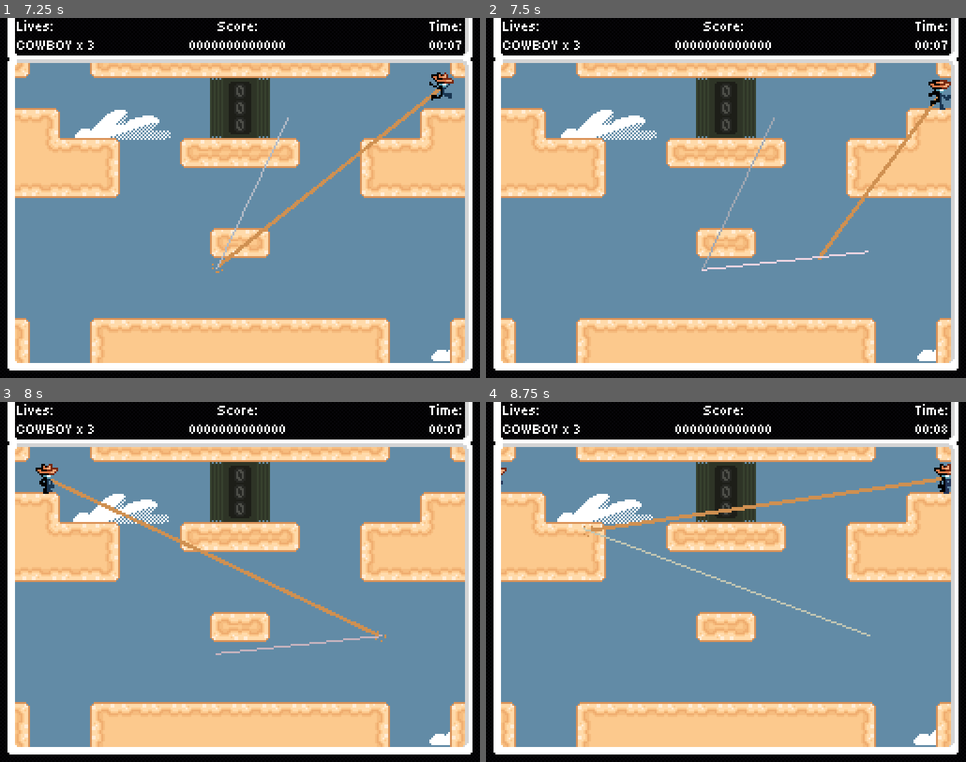
Above: before the commit, frames 1-4 (two rows, left to right).
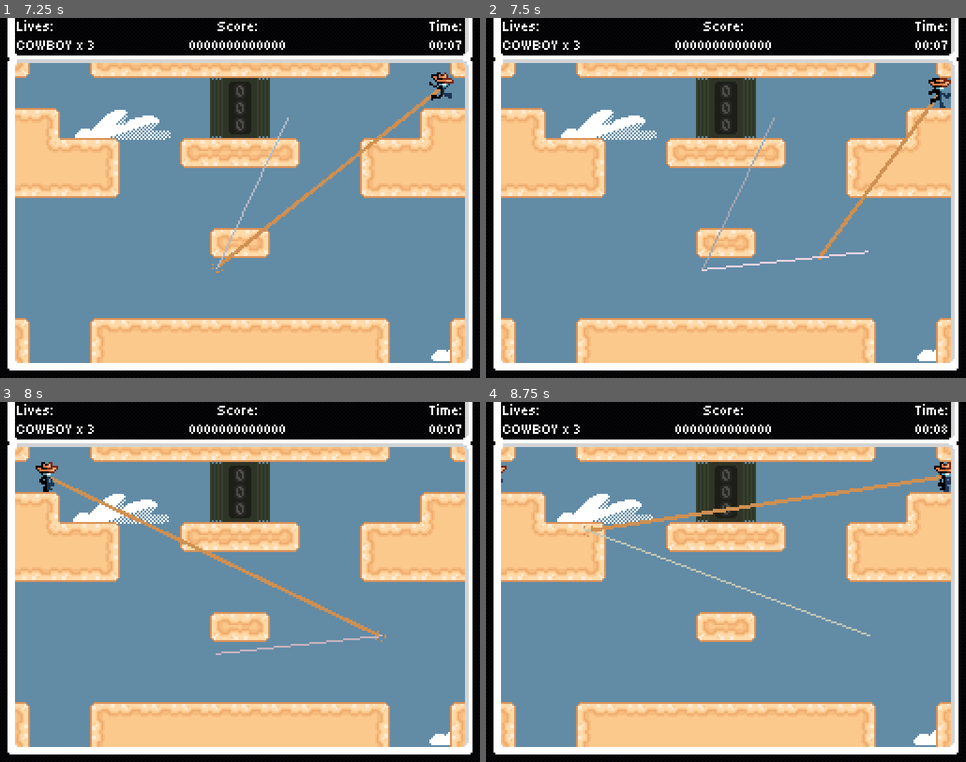
Above: after the commit, the same moments.

Repository: Jcodefox/GMTK-2025
Game: Godot game, scene res://scenes/topscenes/gameplay_topscene.tscn
The game is run twice, just before and just after one commit, with the same random seed, the same clock (stepped at 60 frames per second) and the same inputs.
Inputs (mouse positions are in pixels of both pictures, inside the frame that each line leads up to):
- Up to frame 1 (7.25 s): move the mouse to (216, 270) at 0.52 s; hold D (move_right) 0.53-2.03 s; tap Space (move_jump) at 0.77, 1.52, 3.02, 3.77, 4.52, 6.02, 6.77 s; move the mouse to (384, 252) at 1.27 s; move the mouse to (96, 144) at 2.02 s; hold A (move_left) 2.03-4.28 s; move the mouse to (264, 198) at 2.77 s; move the mouse to (168, 108) at 3.52 s; move the mouse to (345, 180) at 4.27 s; hold D (move_right) from 4.28 s (still down); move the mouse to (144, 216) at 5.02 s; move the mouse to (288, 118) at 5.77 s; move the mouse to (216, 270) at 6.52 s
- Up to frame 2 (7.5 s): keep holding D (move_right); move the mouse to (870, 252) at 7.27 s
- Up to frame 3 (8 s): keep holding D (move_right); tap Space (move_jump) at 7.52 s
- Up to frame 4 (8.75 s): move the mouse to (582, 528) at 8.02 s; release D (move_right) at 8.03 s; hold A (move_left) from 8.03 s (still down)

Frame 1 is identical in both runs. In frame 2, 0.3% of the frame differs, in the area x 71-97%, y 16-64%; in frame 3, 0.5%; in frame 4, 0.5%, in the area x 3-97%, y 16-36%.

Commit message:
Fix myriad of collision shape issues

Diff:
--- a/scripts/autoloaded/general_globals.gd
+++ b/scripts/autoloaded/general_globals.gd
@@ -30,9 +30,9 @@
 	ghosts.push_back(obj.duplicate())
 	ghosts.push_back(obj.duplicate())
 
-	ghosts[0].position.x = -world_dimensions.x
-	ghosts[1].position = -world_dimensions
-	ghosts[2].position.y = -world_dimensions.y
+	ghosts[0].position.x = obj.position.x - world_dimensions.x
+	ghosts[1].position = obj.position - world_dimensions
+	ghosts[2].position.y = obj.position.y - world_dimensions.y
 
 	var original_parent: Node2D = obj.get_parent()
 	original_parent.add_child(ghosts[0])
--- a/scripts/prefabs/player_v2.gd
+++ b/scripts/prefabs/player_v2.gd
@@ -38,9 +38,10 @@
 func _ready() -> void:
 	animated_sprite_ghosts = Globals.make_loop_ghosts_of($AnimatedSprite2D)
 	collision_shape_ghosts = Globals.make_loop_ghosts_of($CollisionShape2D)
+	hurtbox_shape_ghosts = Globals.make_loop_ghosts_of($HurtBox/CollisionShape2D)
+	hitbox_original_pos = $CollisionShape2D.position
 	for shape in collision_shape_ghosts:
 		all_shape_ghosts_original_poses.append(shape.position)
-	hurtbox_shape_ghosts = Globals.make_loop_ghosts_of($HurtBox/CollisionShape2D)
 
 	$HurtBox.body_entered.connect(area_hit_body)
 
@@ -78,9 +79,9 @@
 		visual_facing_left = horizontal_input_axis < 0
 
 	if Input.is_action_just_pressed("move_down"):
-		set_collision_height(9, 3.5)
+		set_collision_height(9, 2.5)
 	if Input.is_action_just_released("move_down"):
-		set_collision_height(14, 1)
+		set_collision_height(14, 0)
 
 	if Input.is_action_pressed("move_down"):
 		if horizontal_input_axis != 0:
Not shown: 1 places in scenes/prefabs/enemies/mothick.tscn that only renumber resources
